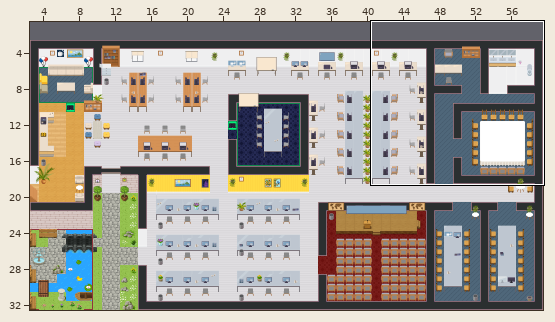
A Tiled map (JSON) gets an edit: GAD-office.tmj. The picture above shows the old version from afar; the outline marks the close-up.
Close-up. Earlier state:
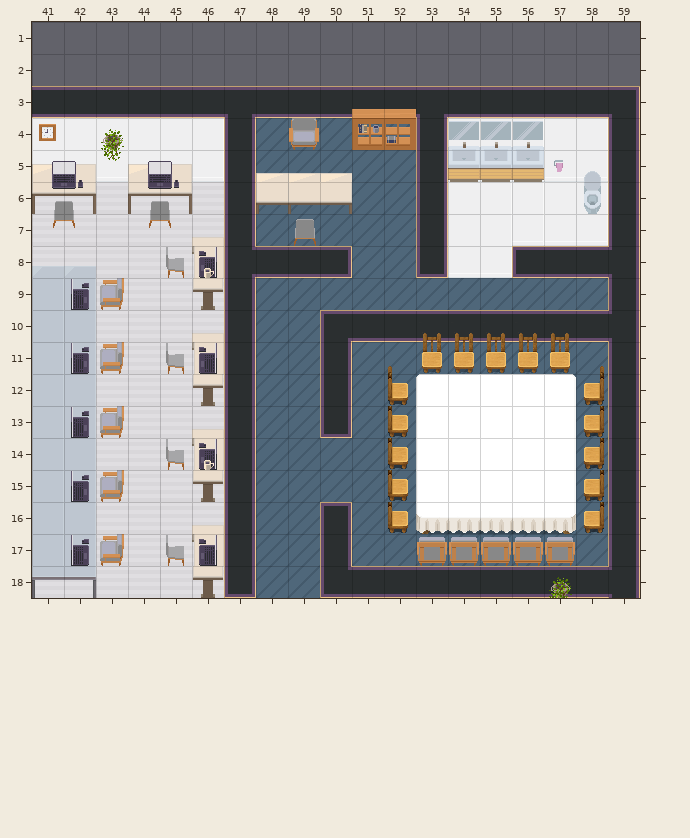
Cells are 32x32 px. Shown: x 41..59, y 1..18. The commit also changed other parts of the map, which this record leaves out.
New version:
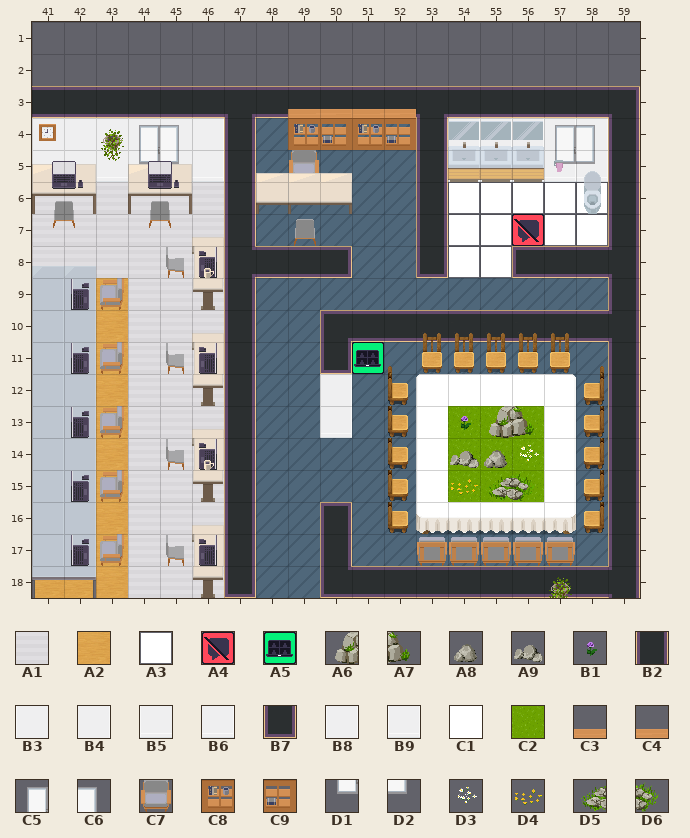
Key: from "Chunk 1": A1 5, A2 7, A3 8, A4 90, A5 91, A6 103, A7 104, A8 110, A9 115, B1 124, B2 131, B3 133, B4 134, B5 136, B6 137, B7 138, B8 139, B9 144, C1 220, C2 228, C3 246, C4 247, C5 248, C6 249, C7 254, C8 255; from "Chunk 2": C9 0, D1 7, D2 8, D3 59, D4 62, D5 63, D6 64.
__ is an empty cell.
Edits made:
Layer "floor/floor1":
Tile A1 gives way to tile A2 in rows 9 to 17 at x 43; in row 18 at x 41 to 43.
The edit adds tile A3 in row 6 at x 54 to 58; in row 7 at x 54 to 55 and 57 to 58; in row 8 at x 54 to 55.
The edit adds tile B4 in row 4 at x 57 to 58.
The edit adds tile B6 in row 5 at x 57 to 58.
Layer "floor/floor2":
The edit adds tile A4 in row 7 at x 56.
The edit adds tile A5 in row 11 at x 51.
Layer "walls/walls1":
Tile B2 gives way to tile B7 in row 11 at x 50.
Tile B2 gives way to tile B8 in row 12 at x 50.
Tile B7 gives way to tile B9 in row 13 at x 50.
Tile B3 is gone in row 4 at x 57; in row 6 at x 54 and 57; in row 7 at x 54.
Tile B4 is gone in row 4 at x 58; in row 6 at x 55 to 56 and 58; in row 7 at x 55.
Tile B5 is gone in row 5 at x 57; in row 7 at x 57; in row 8 at x 54.
Tile B6 is gone in row 5 at x 58; in row 7 at x 56 and 58; in row 8 at x 55.
Layer "walls/walls2":
The edit adds tile C5 in row 4 at x 44 and 57.
The edit adds tile C6 in row 4 at x 45 and 58.
The edit adds tile D1 in row 5 at x 44 and 57.
The edit adds tile D2 in row 5 at x 45 and 58.
Layer "furniture/furniture1":
Tile C1 gives way to tile C2 in rows 13 to 15 at x 54 to 56.
Layer "furniture/furniture2":
The edit adds tile A6 in row 13 at x 55.
The edit adds tile A7 in row 13 at x 56.
The edit adds tile A8 in row 14 at x 55.
The edit adds tile A9 in row 14 at x 54.
The edit adds tile B1 in row 13 at x 54.
The edit adds tile C3 in row 3 at x 49.
The edit adds tile C4 in row 3 at x 50.
The edit adds tile C7 in row 5 at x 49.
Tile C7 gives way to tile C8 in row 4 at x 49.
The edit adds tile C9 in row 4 at x 50.
The edit adds tile D3 in row 14 at x 56.
The edit adds tile D4 in row 15 at x 54.
The edit adds tile D5 in row 15 at x 55.
The edit adds tile D6 in row 15 at x 56.
Where, in picture pixels (left, top, right, bottom), the same in both close-ups:
changed: (288, 109, 352, 173)
added: (139, 125, 179, 164)
changed: (448, 118, 608, 278)
changed: (35, 278, 128, 598)
changed: (320, 342, 384, 438)
changed: (448, 406, 544, 502)
